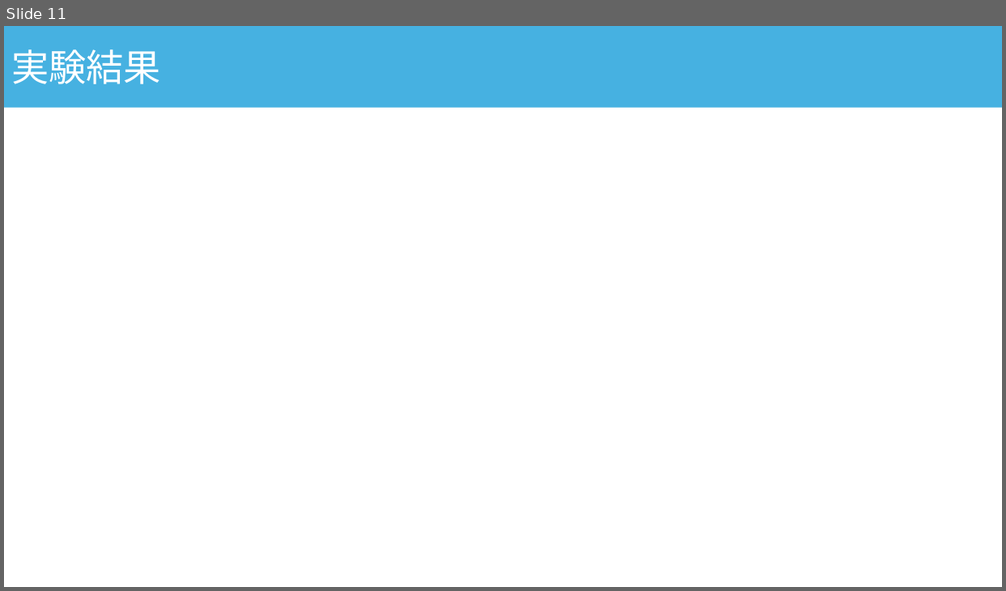
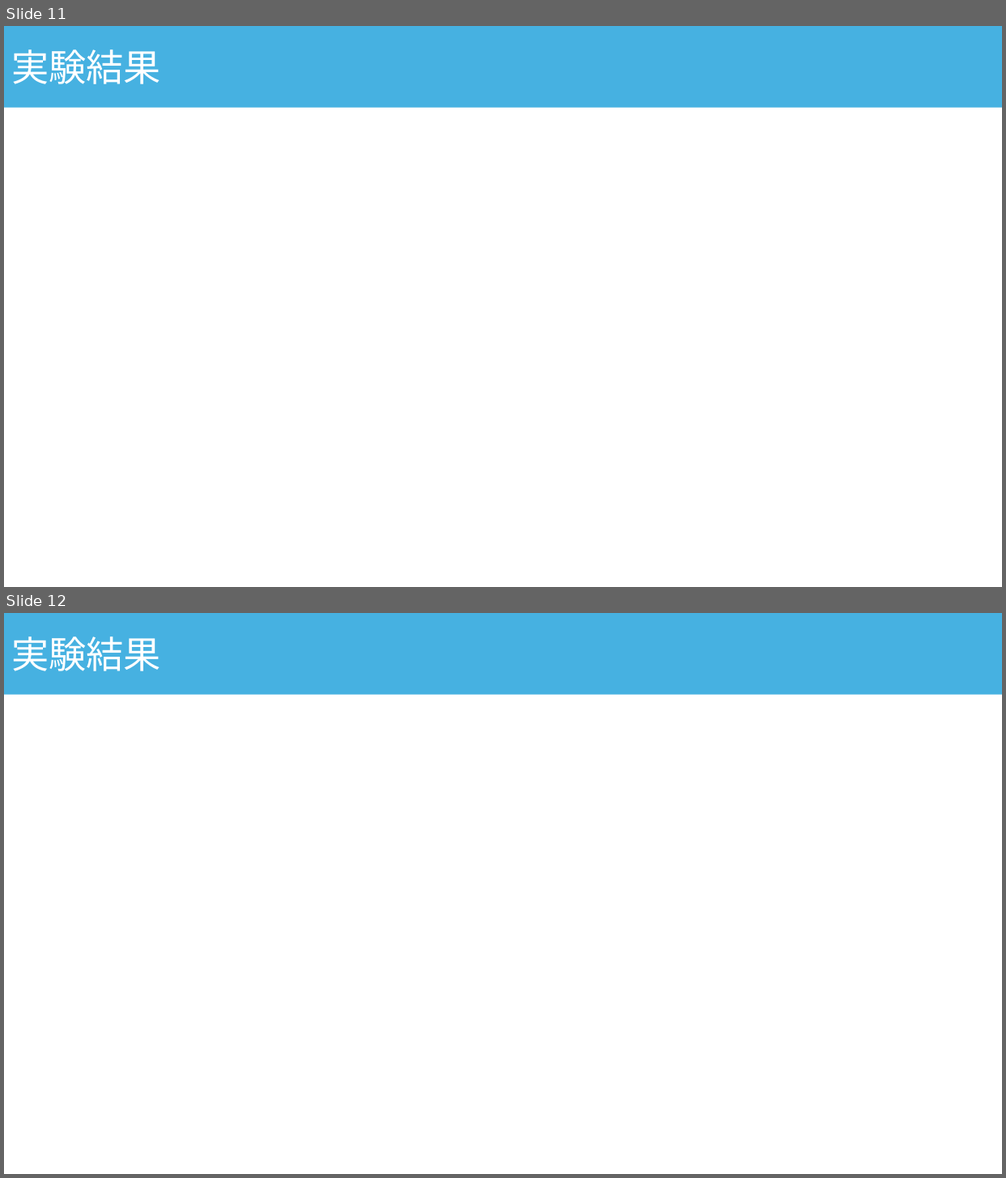
Before and after one commit to asn407/20241221, a slide deck: 年末発表.pptx. Shown one above the other, each under a label of ours: slide 11 before the commit, slides 11 and 12 after it. The pictures are 1006x591 and 1006x1178 pixels, drawn with LibreOffice and Linux fonts; fonts in the diff are those of the drawing. Boxes give left, top, right and bottom in pixels: in the first picture for what was removed or moved away, otherwise in the second. Text is boxed around its words. In the diff, an @@ line names an element or a change of style, - is before the commit and + after.

```diff
--- a/年末発表.pptx
+++ b/年末発表.pptx
@@ slide 12 added at (4,613,1002,1174), background #FFFFFF @@
@@ rectangle added at (4,613,1002,695), fill #46B1E1, 36 pt, text #FFFFFF @@
+実験結果
```
Also in this commit, not shown: 1 slide changed, 1 other file.
